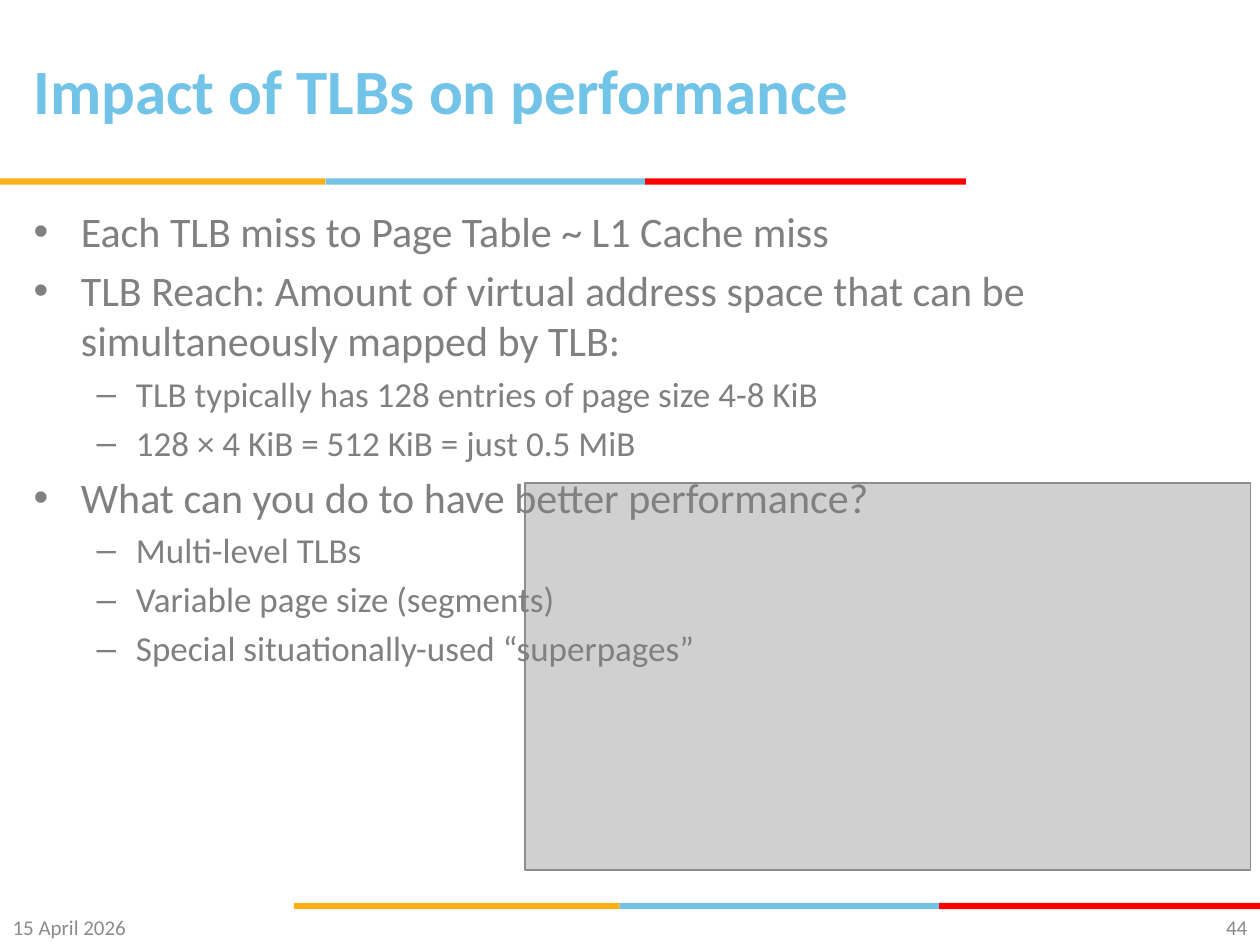
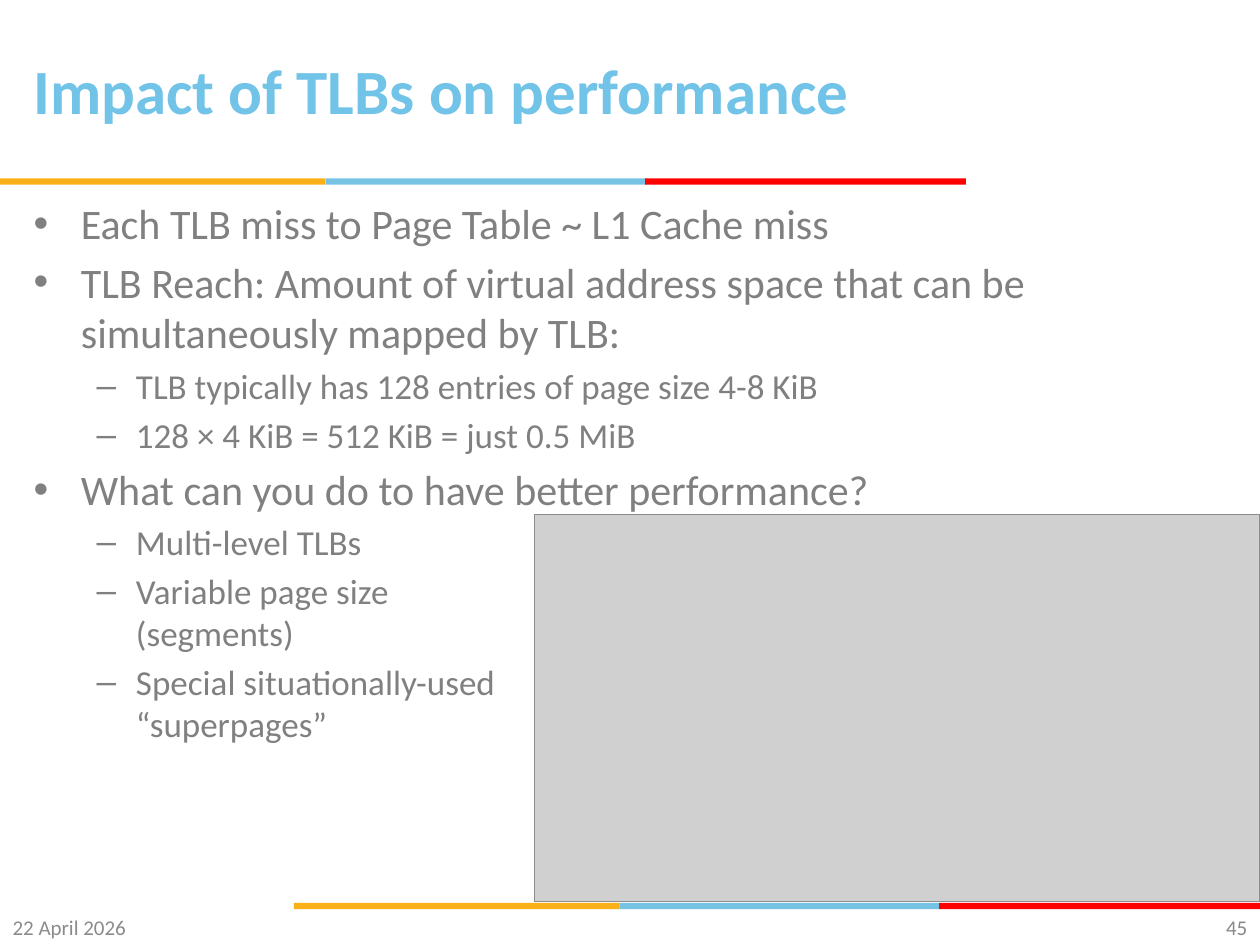
Before and after one commit to gsaurabhr-teaching/csf342-material, a slide deck: slide 45 of Lec-33-36-VM.pptx (slide 44 before the commit). Drawn at 1260x945 pixels with LibreOffice and Linux fonts; fonts in the diff are those of the drawing; grey boxes stand for pictures; background and template pictures are left out. Boxes give left, top, right and bottom in pixels: in the first picture for what was removed or moved away, otherwise in the second. Text is boxed around its words. In the diff, an @@ line names an element or a change of style, - is before the commit and + after.

Commit message:
hierarchical page tables

```diff
--- a/Lec-33-36-VM.pptx
+++ b/Lec-33-36-VM.pptx
@@ text "Each TLB miss to Page ..." rewrapped from bbox=[81, 218, 1025, 671] to bbox=[81, 210, 1025, 743] @@
@@ picture: place and size @@
-picture at bbox=[525, 483, 1251, 869]
+picture at bbox=[534, 514, 1260, 901]
@@ text at bbox=[13, 920, 126, 939]: text changed @@
-15 April 2026
+22 April 2026
@@ page number at bbox=[1226, 921, 1247, 935]: text changed @@
-44
+45
```
Also in this commit, not shown: 42 other slides changed, 2 slides added, 1 slide removed.
